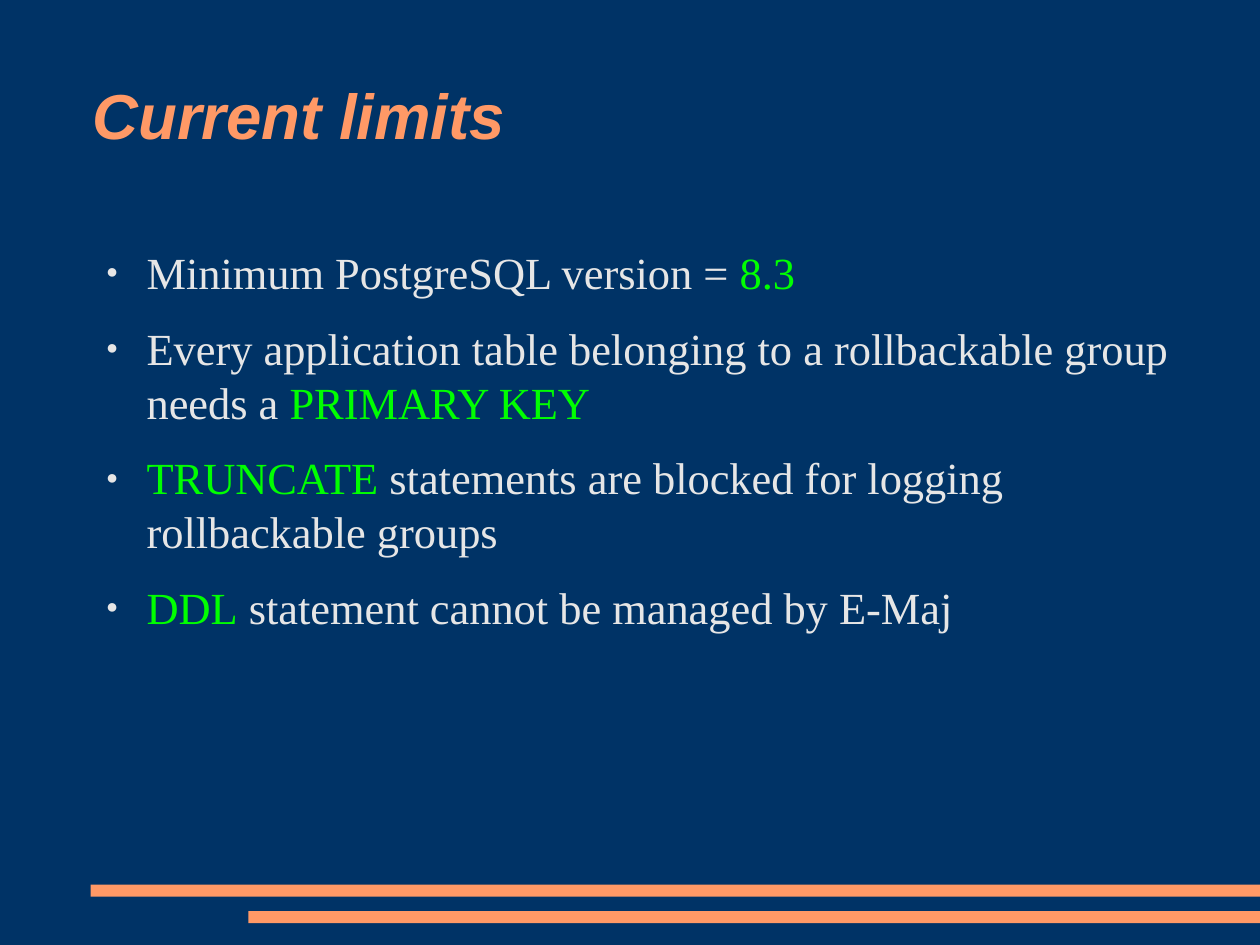
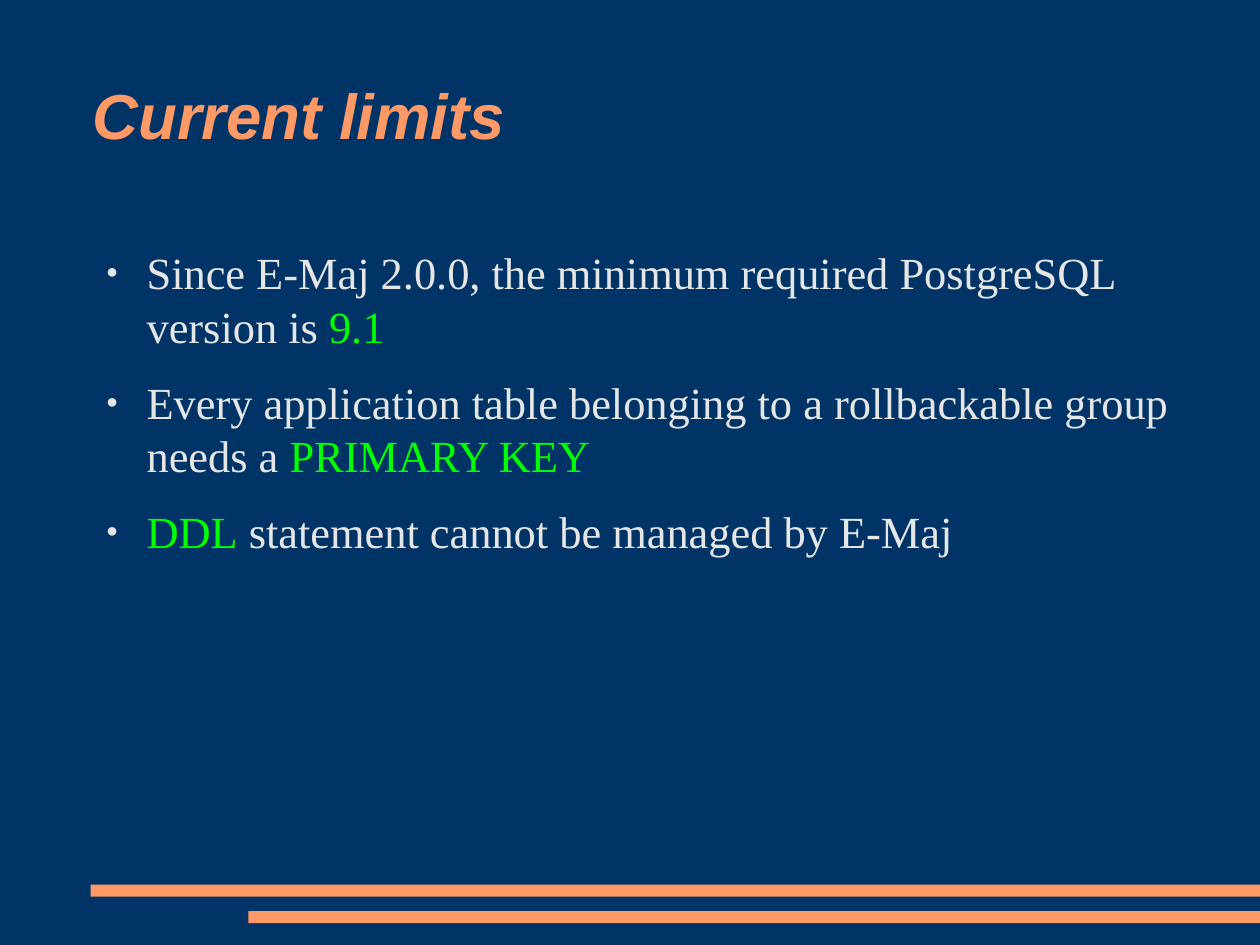
Before and after one commit to beaud76/emaj_doc, a slide deck: slide 38 of Emaj_pres_en.odp (slide 35 before the commit). Drawn at 1260x945 pixels with LibreOffice and Linux fonts; fonts in the diff are those of the drawing. Boxes give left, top, right and bottom in pixels: in the first picture for what was removed or moved away, otherwise in the second. Text is boxed around its words. In the diff, an @@ line names an element or a change of style, - is before the commit and + after.

```diff
--- a/Emaj_pres_en.odp
+++ b/Emaj_pres_en.odp
@@ text at (x1=147, y1=258, x2=1117, y2=344): text changed @@
-● Minimum PostgreSQL version = 8.3
+● Since E-Maj 2.0.0, the minimum required PostgreSQL version is 9.1
@@ text at (x1=147, y1=462, x2=1003, y2=557): paragraph removed @@
-● TRUNCATE statements are blocked for logging rollbackable groups
```
Also in this commit, not shown: 6 other slides changed, 3 slides added, 4 other files.
